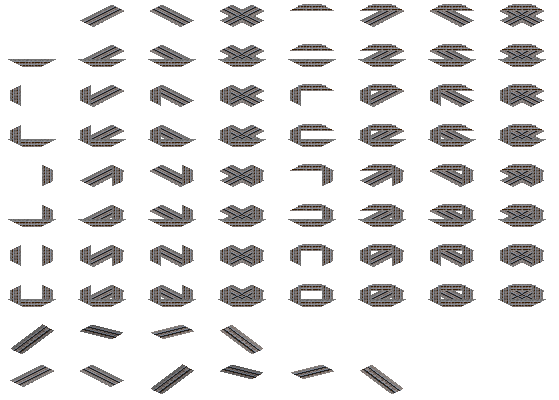
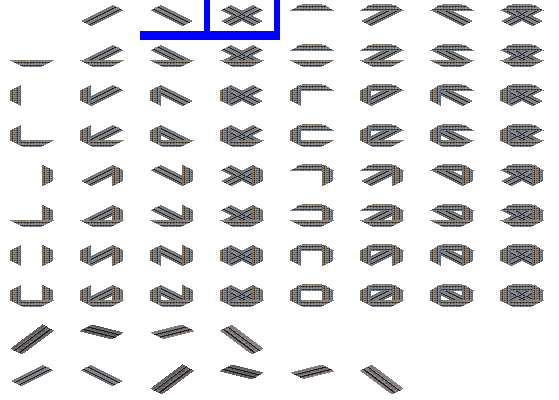
Comparing the layer stacks of the two w=559, h=400 images. Changes:
painted on "b_parts_shin_jp_conc_blst_column" (1st of 8, in "Group 1") over [498, 59, 546, 307]
painted on "b_parts_shin_jp_conc_blst_column" (2nd of 8, in "Group 1") over [428, 59, 476, 307]
painted on "b_parts_shin_jp_conc_blst_column" (3rd of 8, in "Group 1") over [358, 59, 406, 307]
painted on "b_parts_shin_jp_conc_blst_column" (4th of 8, in "Group 1") over [288, 59, 336, 307]
painted on "b_parts_shin_jp_conc_blst_column" (5th of 8, in "Group 1") over [218, 59, 266, 307]
painted on "b_parts_shin_jp_conc_blst_column" (6th of 8, in "Group 1") over [148, 59, 196, 307]
painted on "b_parts_shin_jp_conc_blst_column" (7th of 8, in "Group 1") over [78, 59, 126, 307]
painted on "b_parts_shin_jp_conc_blst_column" (8th of 8, in "Group 1") over [8, 59, 56, 307]
painted on "b_parts_shin_jp_conc_blst_row copy" (1st of 4, in "Rows") over [80, 284, 544, 307]
painted on "b_parts_shin_jp_conc_blst_row" (1st of 4, in "Rows") over [80, 244, 544, 267]
painted on "b_parts_shin_jp_conc_blst_row copy" (2nd of 4, in "Rows") over [80, 204, 544, 227]
painted on "b_parts_shin_jp_conc_blst_row" (2nd of 4, in "Rows") over [80, 164, 544, 187]
painted on "b_parts_shin_jp_conc_blst_row copy" (3rd of 4, in "Rows") over [80, 124, 544, 147]
painted on "b_parts_shin_jp_conc_blst_row" (3rd of 4, in "Rows") over [80, 84, 544, 107]
painted on "b_parts_shin_jp_conc_blst_row copy" (4th of 4, in "Rows") over [80, 44, 544, 67]
painted on "b_parts_shin_jp_conc_blst_2" over [80, 365, 124, 387]
painted on "b_parts_shin_jp_conc_blst_1" over [10, 365, 54, 387]
painted on "b_parts_shin_jp_conc_blst_row" (4th of 4, in "Rows") over [80, 0, 544, 40]
